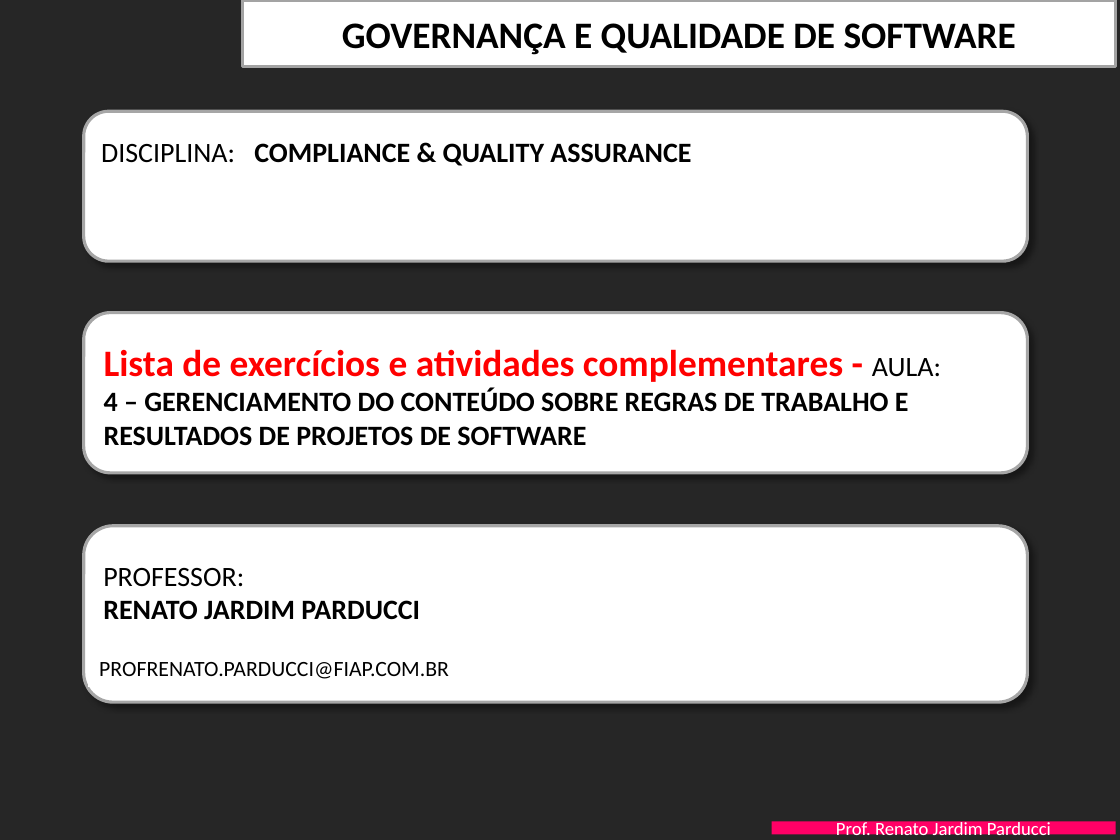
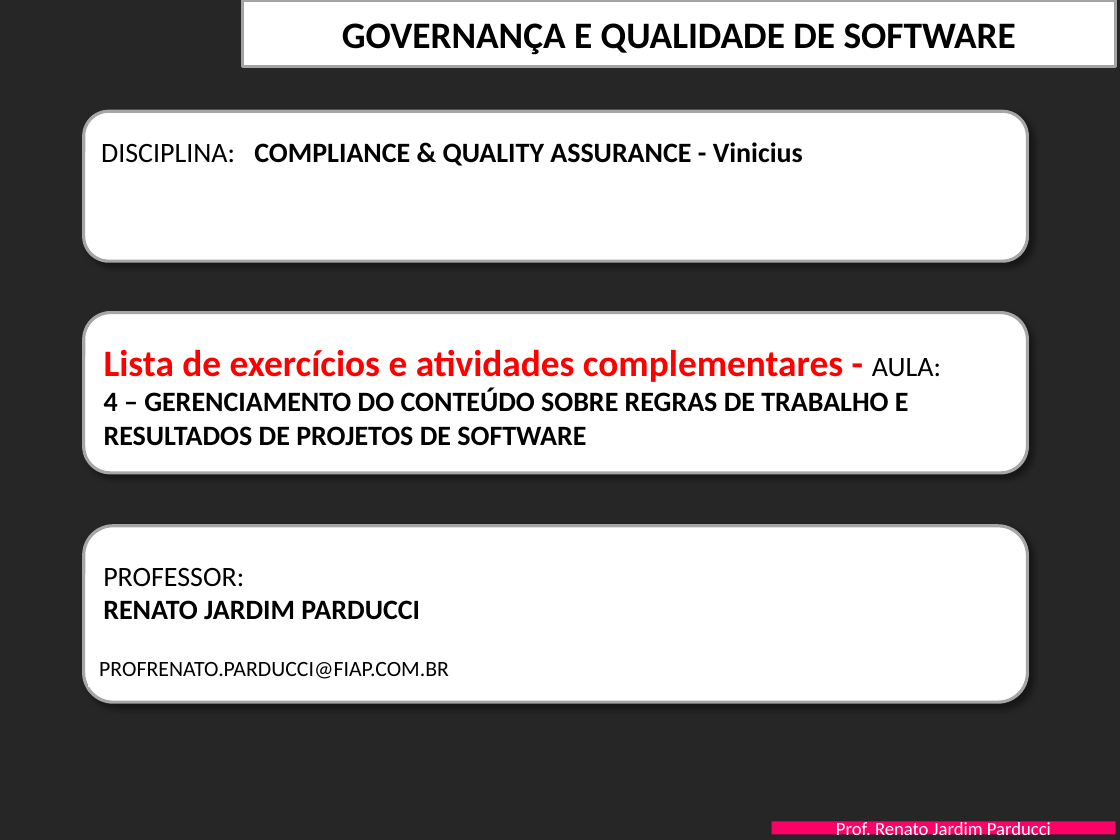
Before and after one commit to vcamargo04/2TDSPM-ExemploRepositorio, a slide deck: slide 1 of PastaDocProjeto/FIAP-QualidProjSW-Aula-4-AdministracaoConteudo- EXERCICIOS.pptx. Drawn at 1120x840 pixels with LibreOffice and Linux fonts; fonts in the diff are those of the drawing; background and template pictures are left out. Boxes give left, top, right and bottom in pixels: in the first picture for what was removed or moved away, otherwise in the second. Text is boxed around its words. In the diff, an @@ line names an element or a change of style, - is before the commit and + after.

Commit message:
Alteração do PITCH do formando objetivo.

```diff
--- a/PastaDocProjeto/FIAP-QualidProjSW-Aula-4-AdministracaoConteudo- EXERCICIOS.pptx
+++ b/PastaDocProjeto/FIAP-QualidProjSW-Aula-4-AdministracaoConteudo- EXERCICIOS.pptx
@@ text at box(101, 142, 803, 166): text changed @@
-DISCIPLINA: COMPLIANCE & QUALITY ASSURANCE
+DISCIPLINA: COMPLIANCE & QUALITY ASSURANCE - Vinicius
```
